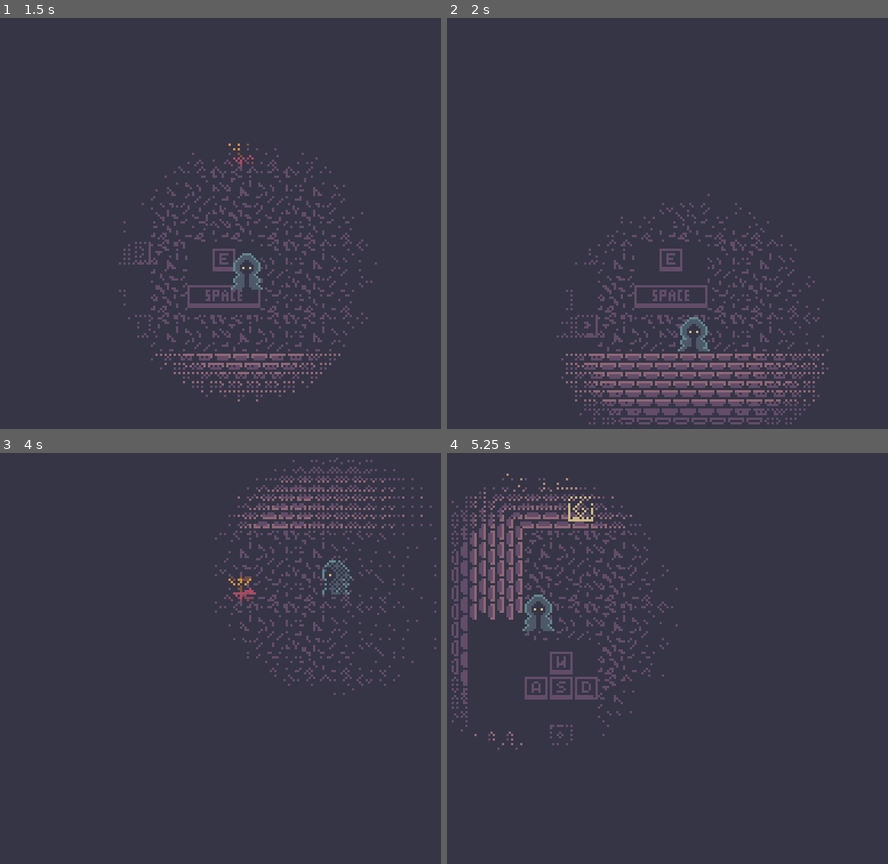
Above: before the commit, frames 1-4 (two rows, left to right).
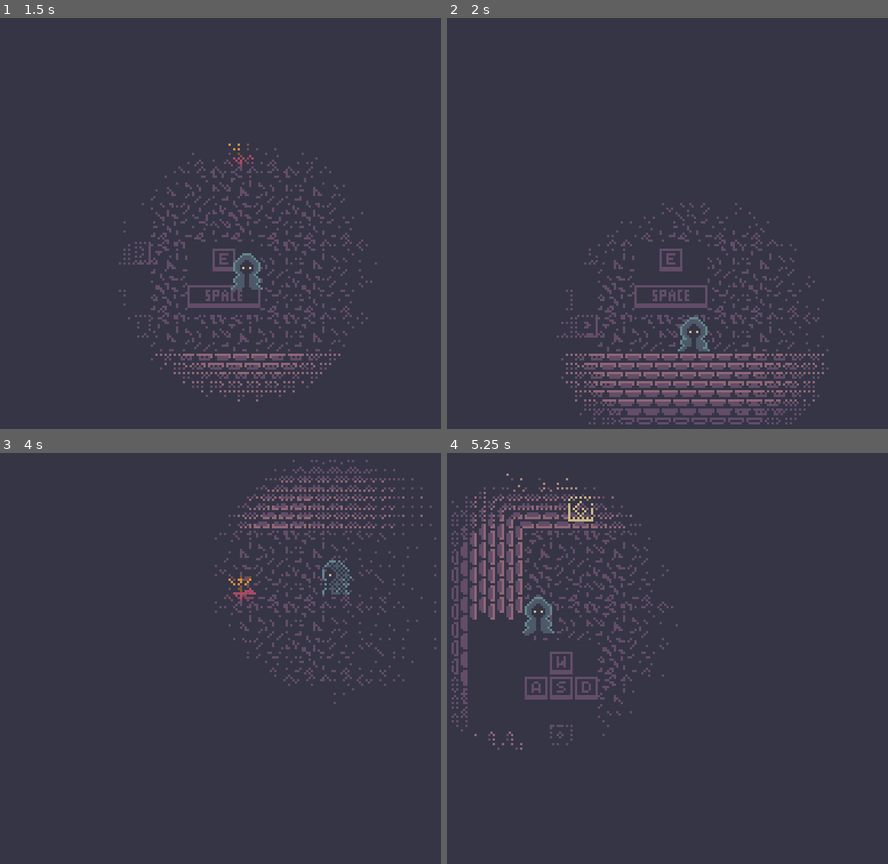
Above: after the commit, the same moments.

Repository: JoshuaKlot/gdg-game-jam-5
Game: Godot game, scene res://scene/game.tscn
Same seed, same stepped clock (60 frames per second), same inputs: the game is played once before the commit and once after it.
Inputs:
- Up to frame 1 (1.5 s): tap Enter at 0.5 s; hold D (p_right) 0.53-1.28 s; hold E (p_collect) 0.53-1.28 s; hold S (p_down) from 1.28 s (still down); tap Space (p_cast) at 1.35 s
- Up to frame 2 (2 s): keep holding S (p_down); tap E (p_collect) at 1.55 s
- Up to frame 3 (4 s): release S (p_down) at 2.03 s; hold D (p_right) 2.03-2.78 s; hold E (p_collect) 2.03-2.78 s; hold W (p_up) 2.78-3.53 s; tap C (throw_toggle) at 2.85 s; tap E (p_collect) at 3.05 s; hold A (p_left) from 3.53 s (still down); hold E (p_collect) from 3.53 s (still down)
- Up to frame 4 (5.25 s): release E (p_collect) at 4.28 s; tap Space (p_cast) at 4.35 s; tap E (p_collect) at 4.55 s; release A (p_left) at 5.03 s; hold S (p_down) from 5.03 s (still down); hold E (p_collect) from 5.03 s (still down)

Frame 1 is identical in both runs. In frame 2, less than 0.1% of the frame differs, in the area x 29-79%, y 42-97%; in frame 3, less than 0.1%; in frame 4, 0.3%, in the area x 1-53%, y 6-73%.

Commit message:
ice spell; water freeze into ice tles

Diff:
--- a/asset/sigil_tilset.tres
+++ b/asset/sigil_tilset.tres
@@ -6,6 +6,7 @@
 texture = ExtResource("1_gpnmi")
 0:0/0 = 0
 1:0/0 = 0
+2:0/0 = 0
 
 [resource]
 sources/1 = SubResource("TileSetAtlasSource_y78h2")
--- a/asset/world_tileset.tres
+++ b/asset/world_tileset.tres
@@ -88,23 +88,47 @@
 0:6/0 = 0
 1:6/0 = 0
 2:6/0 = 0
+2:6/0/physics_layer_0/polygon_0/points = PackedVector2Array(0, 8, 0, 8, 0, 0, 8, 0, 8, 8)
+2:6/0/custom_data_0 = true
 3:6/0 = 0
+3:6/0/physics_layer_0/polygon_0/points = PackedVector2Array(-8, 0, -8, 0, 8, 0, 8, 8, -8, 8)
+3:6/0/custom_data_0 = true
 4:6/0 = 0
+4:6/0/physics_layer_0/polygon_0/points = PackedVector2Array(-8, 0, -8, 0, 0, 0, 0, 8, -8, 8)
+4:6/0/custom_data_0 = true
 5:6/0 = 0
+5:6/0/physics_layer_0/polygon_0/points = PackedVector2Array(-8, -8, 8, -8, 8, 8, -8, 8)
+5:6/0/custom_data_0 = true
 6:6/0 = 0
+6:6/0/physics_layer_0/polygon_0/points = PackedVector2Array(-8, -8, 8, -8, 8, 8, -8, 8)
+6:6/0/custom_data_0 = true
 7:6/0 = 0
 8:6/0 = 0
 0:7/0 = 0
 1:7/0 = 0
 2:7/0 = 0
+2:7/0/physics_layer_0/polygon_0/points = PackedVector2Array(0, 8, 0, 8, 0, -8, 8, -8, 8, 8)
+2:7/0/custom_data_0 = true
 3:7/0 = 0
+3:7/0/physics_layer_0/polygon_0/points = PackedVector2Array(-8, -8, 8, -8, 8, 8, -8, 8)
+3:7/0/custom_data_0 = true
 4:7/0 = 0
+4:7/0/physics_layer_0/polygon_0/points = PackedVector2Array(-8, -8, 0, -8, 0, 8, -8, 8)
+4:7/0/custom_data_0 = true
 5:7/0 = 0
+5:7/0/physics_layer_0/polygon_0/points = PackedVector2Array(-8, -8, 8, -8, 8, 8, -8, 8)
+5:7/0/custom_data_0 = true
 6:7/0 = 0
+6:7/0/physics_layer_0/polygon_0/points = PackedVector2Array(-8, -8, 8, -8, 8, 8, -8, 8)
+6:7/0/custom_data_0 = true
 7:7/0 = 0
 8:7/0 = 0
 3:8/0 = 0
+3:8/0/physics_layer_0/polygon_0/points = PackedVector2Array(8, 0, 8, 0, -8, 0, -8, -8, 8, -8)
+3:8/0/custom_data_0 = true
 2:8/0 = 0
+2:8/0/physics_layer_0/polygon_0/points = PackedVector2Array(8, 0, 8, 0, 0, 0, 0, -8, 8, -8)
+2:8/0/custom_data_0 = true
 2:9/0 = 0
 2:10/0 = 0
 2:11/0 = 0
@@ -216,6 +240,8 @@
 11:5/0 = 0
 11:4/0 = 0
 4:8/0 = 0
+4:8/0/physics_layer_0/polygon_0/points = PackedVector2Array(0, -8, 0, -8, 0, 0, -8, 0, -8, -8)
+4:8/0/custom_data_0 = true
 4:9/0 = 0
 4:10/0 = 0
 4:11/0 = 0
@@ -231,7 +257,26 @@
 10:9/0 = 0
 9:10/0 = 0
 10:10/0 = 0
+0:9/0 = 0
+1:10/0 = 0
+1:9/0 = 0
+0:10/0 = 0
+2:12/0 = 0
+3:13/0 = 0
+4:14/0 = 0
+4:13/0 = 0
+4:12/0 = 0
+3:12/0 = 0
+2:13/0 = 0
+2:14/0 = 0
+3:14/0 = 0
+5:12/0 = 0
+6:12/0 = 0
+6:13/0 = 0
+5:13/0 = 0
 
 [resource]
 physics_layer_0/collision_layer = 2
+custom_data_layer_0/name = "is_water"
+custom_data_layer_0/type = 1
 sources/0 = SubResource("TileSetAtlasSource_dbls1")
--- a/globals.gd
+++ b/globals.gd
@@ -12,6 +12,7 @@
 enum Spell {
 	FIRE,
 	AIR,
+	ICE,
 }
 
 const atlas_tile_size := Vector2i(16, 16)
@@ -19,6 +20,7 @@
 const sigil_atlas_coords: Dictionary[int, Vector2i] = {
 	Spell.FIRE: atlas_tile_size * Vector2i(0, 0),
 	Spell.AIR: atlas_tile_size * Vector2i(1, 0),
+	Spell.ICE: atlas_tile_size * Vector2i(2, 0),
 }
 
 var collected_sigils: Array[int] = []
@@ -27,6 +29,7 @@
 const spell_scenes: Dictionary[int, PackedScene] = {
 	Spell.FIRE: preload("res://scene/fire_spell.tscn"),
 	Spell.AIR: preload("res://scene/air_spell.tscn"),
+	Spell.ICE: preload("res://scene/ice_spell.tscn"),
 }
 @warning_ignore("unused_signal")
 signal request_cast_spell(spell: int)
--- a/project.godot
+++ b/project.godot
@@ -39,6 +39,9 @@
 TorchFrog=""
 Flaming=""
 Throwable=""
+IcePlatform=""
+Icy=""
+WorldLayer=""
 
 [input]
 
--- /dev/null
+++ b/scene/ice_spell.gd
@@ -0,0 +1,80 @@
+extends Area2D
+
+
+const CHECK_OFFSETS: Array[Vector2i] = [
+	Vector2i.ZERO,
+	Vector2i.UP,
+	Vector2i.RIGHT,
+	Vector2i.DOWN,
+	Vector2i.LEFT,
+]
+const ICE_OFFSET := Vector2i(0, 6)
+const ATLAS_WATER_MINY := 6
+const ATLAS_WATER_MAXY := 8
+
+@export var thrown := false
+@export var lifetime: float = 0.5
+@export var max_scale: Vector2 = Vector2.ONE * 1.2
+@export var distance: float = 64
+@export var max_freeze_count: int = 7
+
+@onready var sprite: AnimatedSprite2D = $AnimatedSprite2D
+
+var freeze_count := 0
+var tween: Tween
+var world_layer: TileMapLayer
+var dying := false
+
+func to_tile_pos(v: Vector2) -> Vector2i:
+	if world_layer == null:
+		push_warning("Tried to use to_tile_pos when world_layer null")
+		return Vector2.ZERO
+
+	return world_layer.local_to_map(world_layer.to_local(v))
+
+func die() -> void:
+	dying = true
+	tween.stop()
+	sprite.play("break")
+	await sprite.animation_finished
+	queue_free()
+
+func _ready() -> void:
+	world_layer = get_tree().get_first_node_in_group("WorldLayer")
+	if world_layer == null:
+		push_error("no node in WorldLayer group")
+		free()
+		return
+
+	tween = create_tween().set_ease(Tween.EASE_OUT).set_trans(Tween.TRANS_CIRC)
+	tween.stop()
+
+	thrown=_G.throwing
+	_G.throwing=false
+	if thrown:
+		tween.tween_property(self,"position",position+(distance*_G.throwingDirection),lifetime)
+		tween.tween_property(self, "scale", max_scale, lifetime)
+		tween.tween_property(self, "modulate:a", 0, lifetime + 0.1)
+	else:
+		tween.tween_property(self, "scale", max_scale, lifetime)
+		tween.tween_property(self, "modulate:a", 0, lifetime + 0.1)
+
+	tween.play()
+	tween.tween_callback(die)
+
+func _physics_process(_delta: float) -> void:
+	if dying:
+		return
+
+	var base_pos := to_tile_pos(position)
+
+	for offset in CHECK_OFFSETS:
+		var tile_pos := base_pos + offset
+		if world_layer.get_cell_tile_data(tile_pos).get_custom_data("is_water"):
+			var cur_coords := world_layer.get_cell_atlas_coords(tile_pos)
+			if cur_coords.y >= ATLAS_WATER_MINY && cur_coords.y <= ATLAS_WATER_MAXY:
+				world_layer.set_cell(tile_pos, 0, cur_coords + ICE_OFFSET)
+				freeze_count += 1
+				if freeze_count >= max_freeze_count:
+					die()
+					return
--- /dev/null
+++ b/scene/ice_spell.tscn
@@ -0,0 +1,114 @@
+[gd_scene load_steps=18 format=3 uid="uid://b3di3g847gjv2"]
+
+[ext_resource type="Script" uid="uid://ctbggnn5324xd" path="res://scene/ice_spell.gd" id="1_if1qk"]
+[ext_resource type="Texture2D" uid="uid://b5x5bjnjsvejp" path="res://asset/snowball-break.png" id="2_lbi36"]
+[ext_resource type="Texture2D" uid="uid://bq8oy72be344q" path="res://asset/snowball.png" id="3_kvq3n"]
+
+[sub_resource type="AtlasTexture" id="AtlasTexture_m2cns"]
+atlas = ExtResource("2_lbi36")
+region = Rect2(0, 32, 16, 16)
+
+[sub_resource type="AtlasTexture" id="AtlasTexture_5mi65"]
+atlas = ExtResource("2_lbi36")
+region = Rect2(16, 32, 16, 16)
+
+[sub_resource type="AtlasTexture" id="AtlasTexture_mhocp"]
+atlas = ExtResource("2_lbi36")
+region = Rect2(32, 32, 16, 16)
+
+[sub_resource type="AtlasTexture" id="AtlasTexture_nlwlh"]
+atlas = ExtResource("2_lbi36")
+region = Rect2(0, 48, 16, 16)
+
+[sub_resource type="AtlasTexture" id="AtlasTexture_l0p7q"]
+atlas = ExtResource("2_lbi36")
+region = Rect2(16, 48, 16, 16)
+
+[sub_resource type="AtlasTexture" id="AtlasTexture_a12yl"]
+atlas = ExtResource("2_lbi36")
+region = Rect2(32, 48, 16, 16)
+
+[sub_resource type="AtlasTexture" id="AtlasTexture_855jr"]
+atlas = ExtResource("3_kvq3n")
+region = Rect2(0, 0, 16, 16)
+
+[sub_resource type="AtlasTexture" id="AtlasTexture_qmojy"]
+atlas = ExtResource("3_kvq3n")
+region = Rect2(16, 0, 16, 16)
+
+[sub_resource type="AtlasTexture" id="AtlasTexture_rmbrb"]
+atlas = ExtResource("3_kvq3n")
+region = Rect2(32, 0, 16, 16)
+
+[sub_resource type="AtlasTexture" id="AtlasTexture_6yso6"]
+atlas = ExtResource("3_kvq3n")
+region = Rect2(0, 16, 16, 16)
+
+[sub_resource type="AtlasTexture" id="AtlasTexture_fhx31"]
+atlas = ExtResource("3_kvq3n")
+region = Rect2(16, 16, 16, 16)
+
+[sub_resource type="AtlasTexture" id="AtlasTexture_1wnqx"]
+atlas = ExtResource("3_kvq3n")
+region = Rect2(32, 16, 16, 16)
+
+[sub_resource type="SpriteFrames" id="SpriteFrames_6karo"]
+animations = [{
+"frames": [{
+"duration": 1.0,
+"texture": SubResource("AtlasTexture_m2cns")
+}, {
+"duration": 1.0,
+"texture": SubResource("AtlasTexture_5mi65")
+}, {
+"duration": 1.0,
+"texture": SubResource("AtlasTexture_mhocp")
+}, {
+"duration": 1.0,
+"texture": SubResource("AtlasTexture_nlwlh")
+}, {
+"duration": 1.0,
+"texture": SubResource("AtlasTexture_l0p7q")
+}, {
+"duration": 1.0,
+"texture": SubResource("AtlasTexture_a12yl")
+}],
+"loop": false,
+"name": &"break",
+"speed": 5.0
+}, {
+"frames": [{
+"duration": 1.0,
+"texture": SubResource("AtlasTexture_855jr")
+}, {
+"duration": 1.0,
+"texture": SubResource("AtlasTexture_qmojy")
+}, {
+"duration": 1.0,
+"texture": SubResource("AtlasTexture_rmbrb")
+}, {
+"duration": 1.0,
+"texture": SubResource("AtlasTexture_6yso6")
+}, {
+"duration": 1.0,
+"texture": SubResource("AtlasTexture_fhx31")
+}, {
+"duration": 1.0,
+"texture": SubResource("AtlasTexture_1wnqx")
+}],
+"loop": true,
+"name": &"default",
+"speed": 5.0
+}]
+
+[sub_resource type="CircleShape2D" id="CircleShape2D_fqa14"]
+radius = 8.0
+
+[node name="IceSpell" type="Area2D" groups=["Icy"]]
+script = ExtResource("1_if1qk")
+
+[node name="AnimatedSprite2D" type="AnimatedSprite2D" parent="."]
+sprite_frames = SubResource("SpriteFrames_6karo")
+
+[node name="CollisionShape2D" type="CollisionShape2D" parent="."]
+shape = SubResource("CircleShape2D_fqa14")
--- a/scene/player.tscn
+++ b/scene/player.tscn
@@ -108,7 +108,7 @@
 
 [sub_resource type="CapsuleShape2D" id="CapsuleShape2D_xo3ru"]
 radius = 6.0
-height = 16.0
+height = 15.0
 
 [node name="Player" type="CharacterBody2D" groups=["Player"]]
 z_index = 1
--- a/scene/rooms/x_lake_puzzle.tscn
+++ b/scene/rooms/x_lake_puzzle.tscn
@@ -1,11 +1,11 @@
-[gd_scene load_steps=3 format=4 uid="uid://bkv32748i01u7"]
+[gd_scene load_steps=3 format=4 uid="uid://qt0s7p22hu08"]
 
 [ext_resource type="TileSet" uid="uid://itlf3q1ll4dv" path="res://asset/world_tileset.tres" id="1_q5slv"]
 [ext_resource type="TileSet" uid="uid://bfjqoml6h4qi" path="res://asset/sigil_tilset.tres" id="2_vj0jh"]
 
 [node name="x_lake_puzzle" type="Node2D"]
 
-[node name="WorldLayer" type="TileMapLayer" parent="."]
+[node name="WorldLayer" type="TileMapLayer" parent="." groups=["WorldLayer"]]
 tile_map_data = PackedByteArray("AAAAAAIAAAAAAAIAAAAAAAMAAAAKAAAAAAAAAAYAAAAKAAMAAAAAAAcAAAAAAAIAAAAAAAgAAAAAAAMAAAABAA …(9232 unchanged characters)…
 tile_set = ExtResource("1_q5slv")
 
--- a/scene/rooms/x_small_river_puzzle.tscn
+++ b/scene/rooms/x_small_river_puzzle.tscn
@@ -1,15 +1,18 @@
-[gd_scene load_steps=3 format=4 uid="uid://c6p7ey6tjlfky"]
+[gd_scene load_steps=4 format=4 uid="uid://c58d1040netvq"]
 
 [ext_resource type="TileSet" uid="uid://itlf3q1ll4dv" path="res://asset/world_tileset.tres" id="1_d12jc"]
 [ext_resource type="TileSet" uid="uid://bfjqoml6h4qi" path="res://asset/sigil_tilset.tres" id="2_y7uku"]
+[ext_resource type="PackedScene" path="res://scene/doorway_exit.tscn" id="3_y7uku"]
 
 [node name="x_cave_puddle_puzzle" type="Node2D"]
 
-[node name="WorldLayer" type="TileMapLayer" parent="."]
+[node name="WorldLayer" type="TileMapLayer" parent="." groups=["WorldLayer"]]
 tile_map_data = PackedByteArray("AAAAAAIAAAAAAAMAAAAAAAMAAAAAAAMAAAAAAAYAAAAAAAMAAAAAAAcAAAAAAAIAAAAAAAgAAAAAAAMAAAABAA …(4256 unchanged characters)…
 tile_set = ExtResource("1_d12jc")
 
 [node name="SigilLayer" type="TileMapLayer" parent="." groups=["SigilLayer"]]
-rotation = -0.0068274457
-tile_map_data = PackedByteArray("AAADAP7/AQAAAAAAAAA=")
+tile_map_data = PackedByteArray("AAADAP7/AQACAAAAAAA=")
 tile_set = ExtResource("2_y7uku")
+
+[node name="DoorwayExitEntrance" parent="." instance=ExtResource("3_y7uku")]
+position = Vector2(135, -2)
Not shown, added: asset/button.png.import
Binary file changed: asset/sigils.png
Not shown, added: scene/ice_spell.gd.uid
